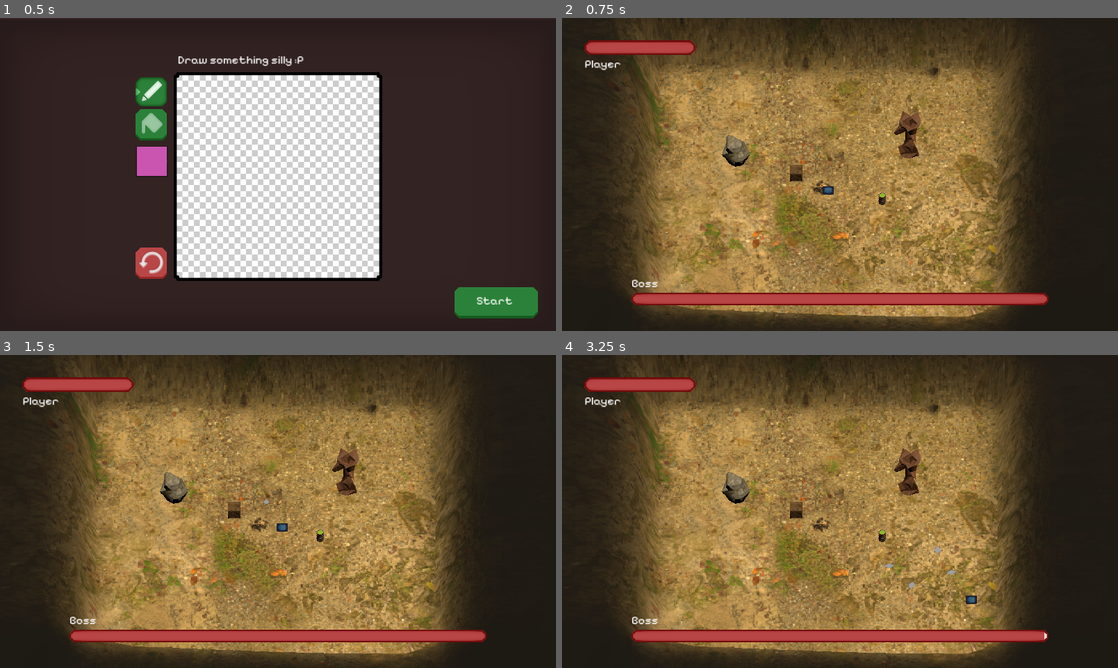
Above: before the commit, frames 1-4 (two rows, left to right).
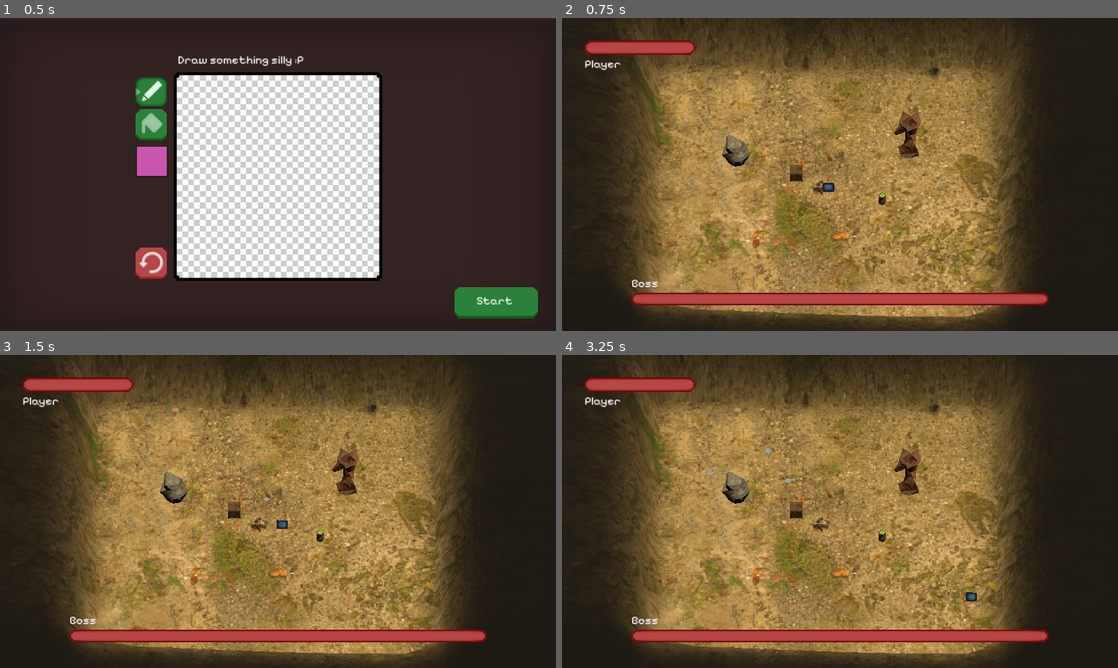
Above: after the commit, the same moments.

Repository: sticks-stuff/ggj
Game: Godot game, scene res://scenes/player_draw_pane.tscn
Same seed, same stepped clock (60 frames per second), same inputs: the game is played once before the commit and once after it.
Inputs:
- Up to frame 1 (0.5 s): no input
- Up to frame 2 (0.75 s): click "Start" at 0.5 s
- Up to frame 3 (1.5 s): tap Enter at 1.25 s; hold D (right) from 1.28 s (still down); hold Space (fire) from 1.28 s (still down)
- Up to frame 4 (3.25 s): release D (right) at 2.03 s; release Space (fire) at 2.03 s; hold S (down) 2.03-2.78 s; tap Space (fire) at 2.1 s; hold D (right) from 2.78 s (still down); hold Space (fire) from 2.78 s (still down)

Frame 1 is identical in both runs. In frame 2, less than 0.1% of the frame differs, in the area x 46-49%, y 52-57%; in frame 3, less than 0.1%; in frame 4, 0.2%, in the area x 25-88%, y 29-91%.

Commit message:
re-added player collide with walls and props bullets collide with props (but not the world sadly)

Diff:
--- a/environment_objects/props/prop_terrain.tscn
+++ b/environment_objects/props/prop_terrain.tscn
@@ -9,8 +9,9 @@
 
 [node name="terrain" parent="." instance=ExtResource("1_jepfn")]
 
-[node name="StaticBody3D" type="StaticBody3D" parent="."]
+[node name="world_collision" type="StaticBody3D" parent="."]
+unique_name_in_owner = true
 
-[node name="CollisionShape3D" type="CollisionShape3D" parent="StaticBody3D"]
+[node name="CollisionShape3D" type="CollisionShape3D" parent="world_collision"]
 transform = Transform3D(7.5, 0, 0, 0, 7.5, 0, 0, 0, 7.5, 0, -0.892803, 0)
 shape = SubResource("ConcavePolygonShape3D_0rmuh")
--- a/scenes/boss/enemy_bullet.tscn
+++ b/scenes/boss/enemy_bullet.tscn
@@ -24,3 +24,4 @@
 
 [connection signal="screen_exited" from="VisibleOnScreenNotifier3D" to="." method="_on_visible_on_screen_notifier_3d_screen_exited"]
 [connection signal="area_entered" from="Area3D" to="." method="_on_area_3d_area_entered"]
+[connection signal="body_entered" from="Area3D" to="." method="_on_area_3d_body_entered"]
--- a/scenes/game_scene.tscn
+++ b/scenes/game_scene.tscn
@@ -35,8 +35,8 @@
 directional_shadow_mode = 0
 sky_mode = 1
 
-[node name="BossBody" parent="." node_paths=PackedStringArray("HUD") instance=ExtResource("3_n1xjb")]
-transform = Transform3D(4, 0, 0, 0, 1, 0, 0, 0, 4, 0, 0, 0)
+[node name="boss" parent="." node_paths=PackedStringArray("HUD") instance=ExtResource("3_n1xjb")]
+transform = Transform3D(4, 0, 0, 0, 4, 0, 0, 0, 4, 0, 0, 0)
 HUD = NodePath("../HUD")
 
 [node name="HUD" parent="." instance=ExtResource("4_w8y13")]
--- a/scenes/player.tscn
+++ b/scenes/player.tscn
@@ -17,4 +17,7 @@
 [node name="CollisionShape3D" type="CollisionShape3D" parent="Area3D"]
 shape = SubResource("SphereShape3D_4ax3u")
 
+[node name="CollisionShape3D2" type="CollisionShape3D" parent="."]
+shape = SubResource("SphereShape3D_4ax3u")
+
 [connection signal="area_entered" from="Area3D" to="." method="_on_area_3d_area_entered"]
--- a/scenes/player/player_bullet.tscn
+++ b/scenes/player/player_bullet.tscn
@@ -24,3 +24,4 @@
 
 [connection signal="screen_exited" from="VisibleOnScreenNotifier3D" to="." method="_on_visible_on_screen_notifier_3d_screen_exited"]
 [connection signal="area_entered" from="Area3D" to="." method="_on_area_3d_area_entered"]
+[connection signal="body_entered" from="Area3D" to="." method="_on_area_3d_body_entered"]
--- a/scripts/enemy_bullet.gd
+++ b/scripts/enemy_bullet.gd
@@ -20,3 +20,7 @@
 
 func _on_visible_on_screen_notifier_3d_screen_exited():
 	queue_free()
+
+func _on_area_3d_body_entered(body):
+	if body.name != "world_collision":
+		queue_free()
--- a/scripts/player/player_bullet.gd
+++ b/scripts/player/player_bullet.gd
@@ -26,3 +26,7 @@
 func _on_area_3d_area_entered(area):
 	if area.is_in_group("boss"):
 		queue_free()
+
+func _on_area_3d_body_entered(body):
+	if body.name != "world_collision" and body.name != "player":
+		queue_free()
--- a/scripts/player_draw_pane.gd
+++ b/scripts/player_draw_pane.gd
@@ -37,6 +37,6 @@
 func _nextButtonPressed():
 	# Get texture
 	var game = preload("res://scenes/game_scene.tscn").instantiate();
-	game.get_node("BossBody").image_path = canvas.save_image()
+	game.get_node("boss").image_path = canvas.save_image()
 	get_tree().root.add_child(game)
 	get_tree().root.remove_child(self)
Not shown: 1 places in environment_objects/environment_node.tscn that only renumber resources
Not shown: 1 places in environment_objects/props/prop_terrain.tscn that only renumber resources
Not shown: 1 places in environment_objects/props/prop_tree.tscn that only renumber resources
Not shown: 1 places in scenes/boss/boss.tscn that only renumber resources
Not shown: 1 places in scenes/game_scene.tscn that only renumber resources
